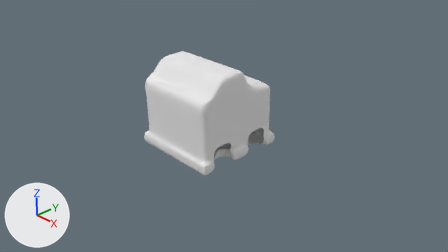
One commit to the Blender file Assets/Models/cubecar.blend: the scene before it, then after it.
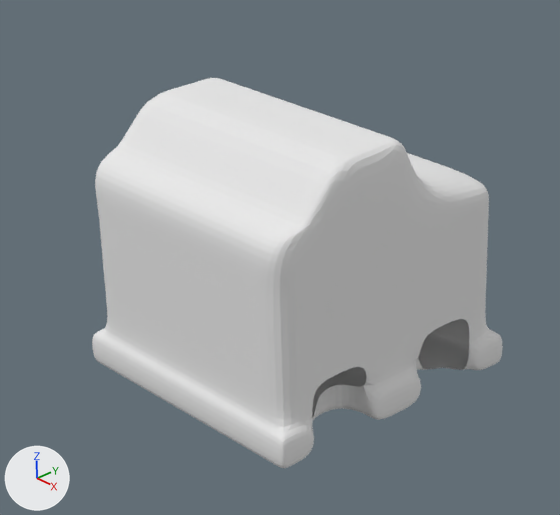
Each version appears first from the file's camera 'Camera', and next in a close-up on the part from 26% to 65% of the width and 11% to 75% of the height. Arrows for +X, +Y and +Z are at lower left; the lights stay in place.
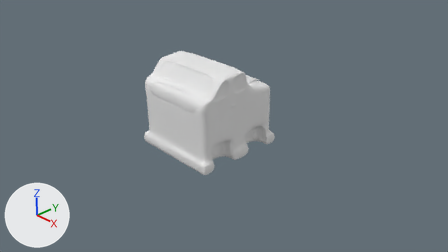
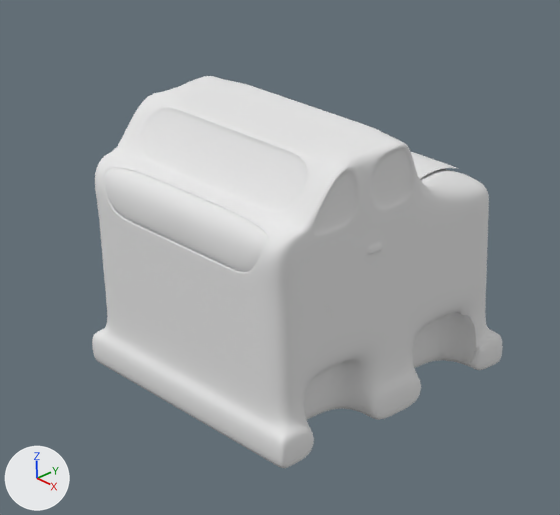
The change in detail:
me_cube is used by ob_cube; location (0.0, 0.0, 0.0).
me_cube had 224 vertices, 195 faces and spanned x 0.0..1.06, y -1.07..1.07, z 0.01..1.95.
me_cube now has 386 vertices, 340 faces and spans x 0.0..1.06, y -1.07..1.07, z 0.01..1.95.
Part 1, on me_cube:
10 vertices are removed from x 0.0..1.0, y -1.0..0.75, z 1.51..1.95.
34 faces are deleted.
1 vertex moves from x 0.25, y -1.0, z 1.51 to x 0.26, y -1.0, z 1.27.
127 vertices are added at x 0.0..1.02, y -1.01..1.0, z 1.26..1.95.
18 new vertices lie (0.27, 0.0, 0.0) away from vertices in x 0.0, y -1.01..0.97, z 1.26..1.93.
18 new vertices lie (0.22, 0.0, 0.0) away from vertices in x 0.27, y -1.01..0.97, z 1.26..1.93.
163 new faces join them.
Part 2, on me_cube:
2 vertices are added at (0.75, -0.75, 0.51), (0.75, 0.75, 0.51).
7 new vertices lie (0.0, 0.0, 0.25) away from vertices in x 0.75..1.06, y -0.75..0.75, z 0.01..0.26.
16 new faces join them.
me_cube part 3: 161 kept faces spanning x 0.0..1.06, y -1.07..1.07, z 0.01..1.95 are now shaded smooth.

Boxes (x1, y1, x2, y2) around the edits, measured in the close-ups (560 x 515 px):
'Cube', reshaped: before (92, 78, 503, 468); after (92, 76, 503, 468)
part 1 of me_cube, built on: before (105, 78, 466, 292); after (100, 76, 465, 291)
part 2 of me_cube, added: after (304, 312, 476, 420)
part 3 of me_cube, shading changed: before (95, 79, 481, 438); after (95, 77, 481, 438)
